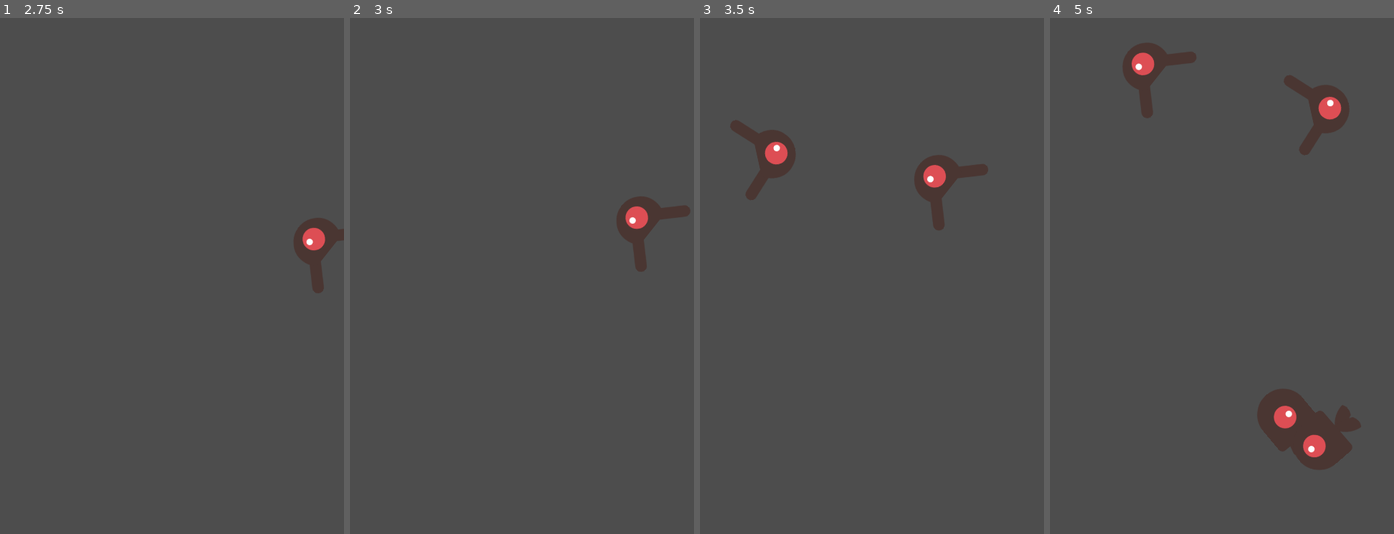
Above: before the commit, frames 1-4 (left to right).
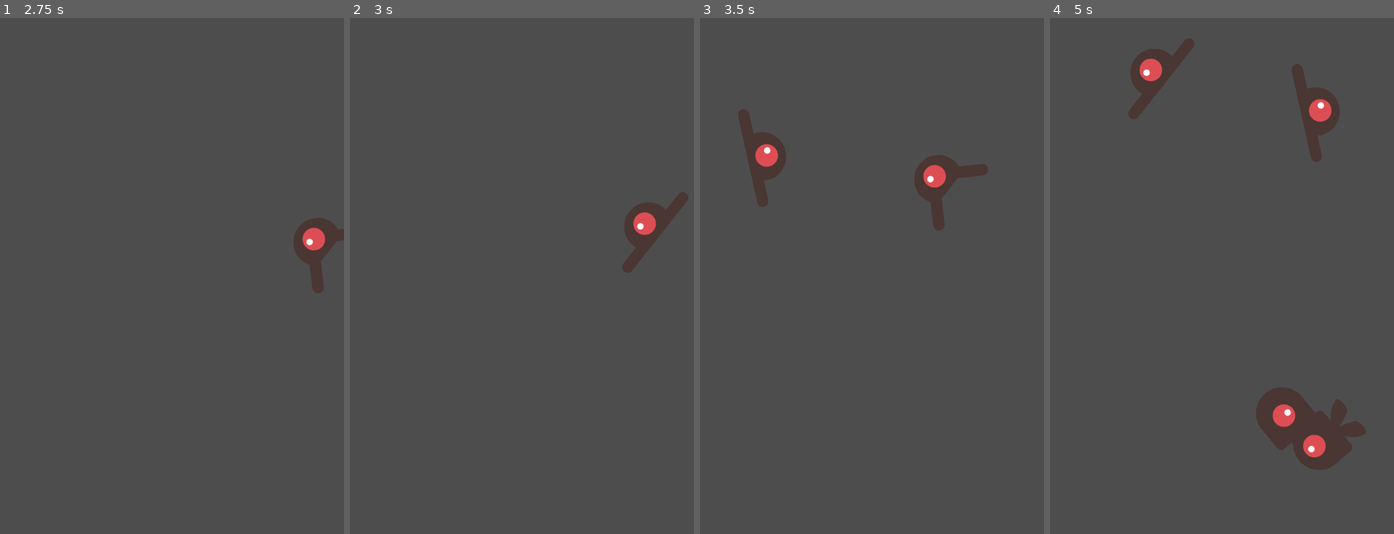
Above: after the commit, the same moments.

Repository: claramoreira/dodgetutorial
Game: Godot game, scene res://principal.tscn
Same seed, same stepped clock (60 frames per second), same inputs: the game is played once before the commit and once after it.
Inputs:
- Up to frame 1 (2.75 s): tap Enter at 0.5, 2 s; hold Right (ui_right) 0.53-1.28 s; tap Space at 1.25 s; hold Down (ui_down) 1.28-2.03 s; hold Right (ui_right) from 2.03 s (still down)
- Up to frame 2 (3 s): release Right (ui_right) at 2.78 s; hold Up (ui_up) from 2.78 s (still down)
- Up to frame 3 (3.5 s): keep holding Up (ui_up)
- Up to frame 4 (5 s): release Up (ui_up) at 3.53 s; hold Left (ui_left) from 3.53 s (still down)

Frame 1 is identical in both runs. In frame 2, 1.0% of the frame differs, in the area x 77-99%, y 33-50%; in frame 3, 1.0%; in frame 4, 2.3%, in the area x 21-92%, y 4-85%.

Commit message:
making enimies animated

Diff:
--- a/inimigo.gd
+++ b/inimigo.gd
@@ -7,8 +7,7 @@
 func _ready():
 	var tipos_inimigo = $AnimatedSprite2D.get_sprite_frames().get_animation_names()
 	$AnimatedSprite2D.animation = tipos_inimigo[randi() % tipos_inimigo.size()]
-
-
+	$AnimatedSprite2D.play()
 # Called every frame. 'delta' is the elapsed time since the previous frame.
 func _process(delta):
 	pass
--- a/inimigo.tscn
+++ b/inimigo.tscn
@@ -56,9 +56,7 @@
 [node name="AnimatedSprite2D" type="AnimatedSprite2D" parent="."]
 scale = Vector2(0.75, 0.75)
 sprite_frames = SubResource("SpriteFrames_6jl5l")
-animation = &"andando"
-frame = 1
-frame_progress = 0.819528
+animation = &"nadando"
 
 [node name="CollisionShape2D" type="CollisionShape2D" parent="."]
 position = Vector2(-1, -1)
